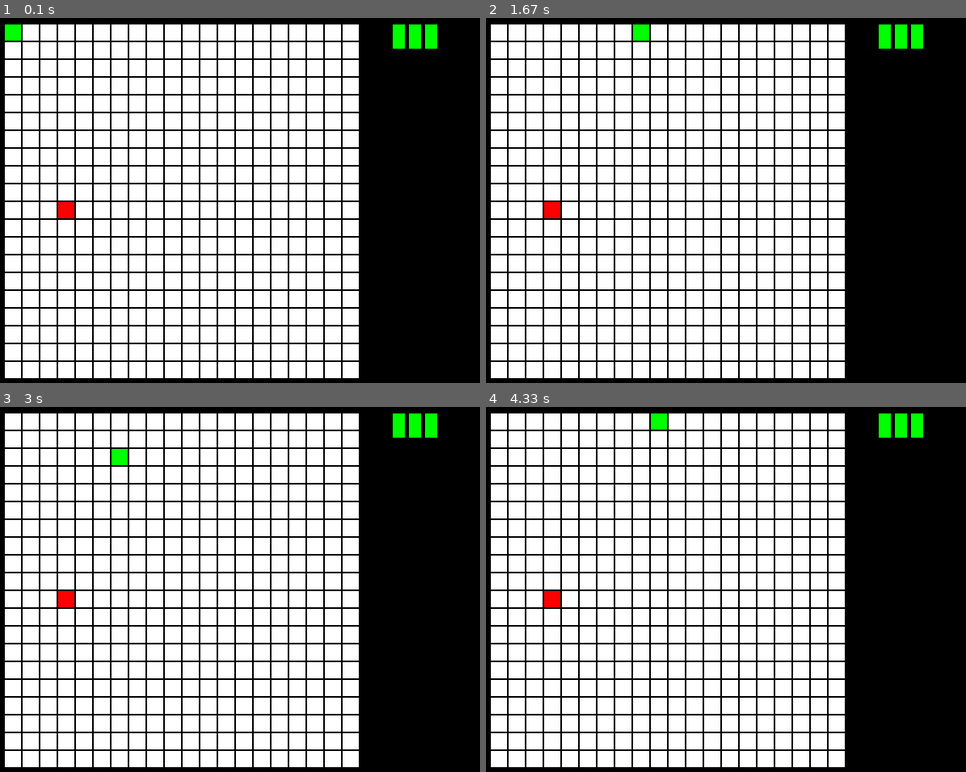
Above: before the commit, frames 1-4 (two rows, left to right).
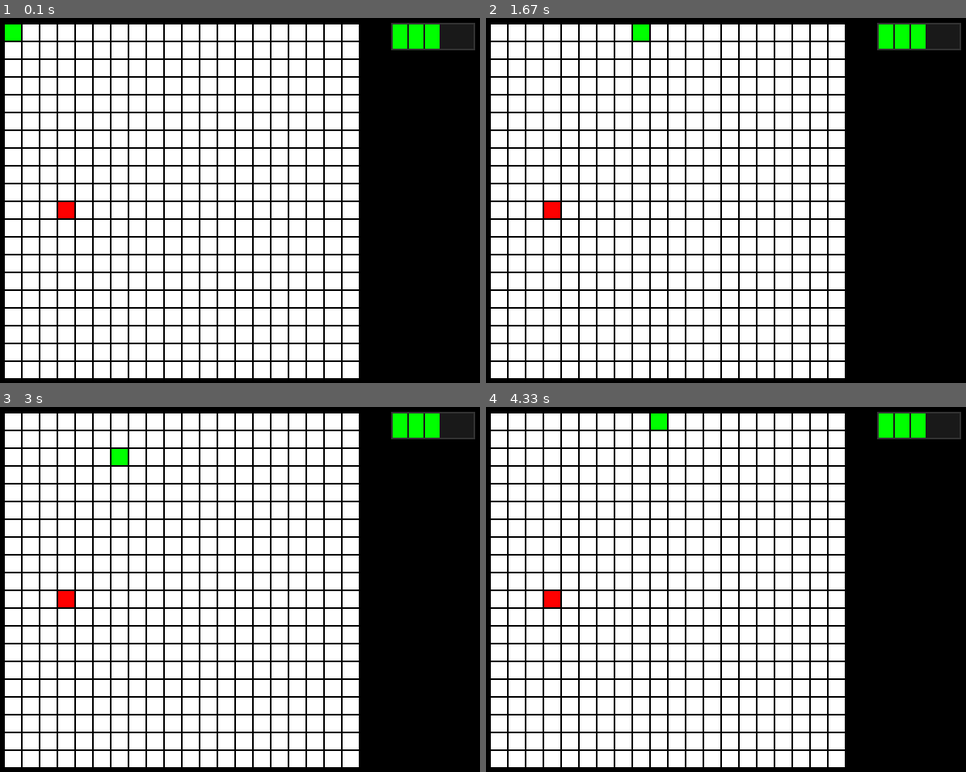
Above: after the commit, the same moments.

Repository: KonstBeliakov/pygame_snake
Game: pygame game, started from main.py
Two runs of this game, one before a commit and one after it. Both use one fixed random seed, a clock stepped at 60 frames per second and the inputs below.
Inputs:
- Up to frame 1 (0.1 s): no input
- Up to frame 2 (1.67 s): no input
- Up to frame 3 (3 s): hold Left 1.83-2.37 s; hold Down 2.4-2.7 s; hold Left from 2.73 s (still down)
- Up to frame 4 (4.33 s): release Left at 3.13 s; hold Up 3.17-3.53 s; hold Right 3.57-4.2 s; hold Down from 4.23 s (still down)

The runs differ from the first frame. In frame 1, 0.8% of the frame differs, in the area x 81-99%, y 1-9%; in frame 2, 0.8%; in frame 3, 0.8%; in frame 4, 0.8%.

Commit message:
Улучшен дизайн шкалы прогресса

Diff:
--- a/progress_bar.py
+++ b/progress_bar.py
@@ -6,8 +6,11 @@
         self.size = (100, 30)
         self.max_volume = max_volume
         self.color = (0, 255, 0)
+        self.bg_color = (25, 25, 25)
+        self.border_color = (50, 50, 50)
         self.position = (10, 10)
         self.sector_volume = sector_size
+        self.border_width = 2
 
     def set_position(self, x, y):
         self.position = (x, y)
@@ -22,7 +25,12 @@
         self.size = size
 
     def draw(self, screen):
-        sector_size = self.size[0] * self.sector_volume // self.max_volume - 5
+        pygame.draw.rect(screen, self.border_color,
+                         pygame.Rect(self.position[0] - self.border_width, self.position[1] - self.border_width,
+                                     self.size[0] + self.border_width * 2, self.size[1] + self.border_width * 2))
+        pygame.draw.rect(screen, self.bg_color, pygame.Rect(*self.position, *self.size))
+
+        sector_size = self.size[0] * self.sector_volume // self.max_volume - self.border_width
         for i in range(self.volume // self.sector_volume):
-            pygame.draw.rect(screen, self.color, pygame.Rect(self.position[0] + i * (sector_size + 5),
+            pygame.draw.rect(screen, self.color, pygame.Rect(self.position[0] + i * (sector_size + self.border_width),
                                                              self.position[1], sector_size, self.size[1]))
